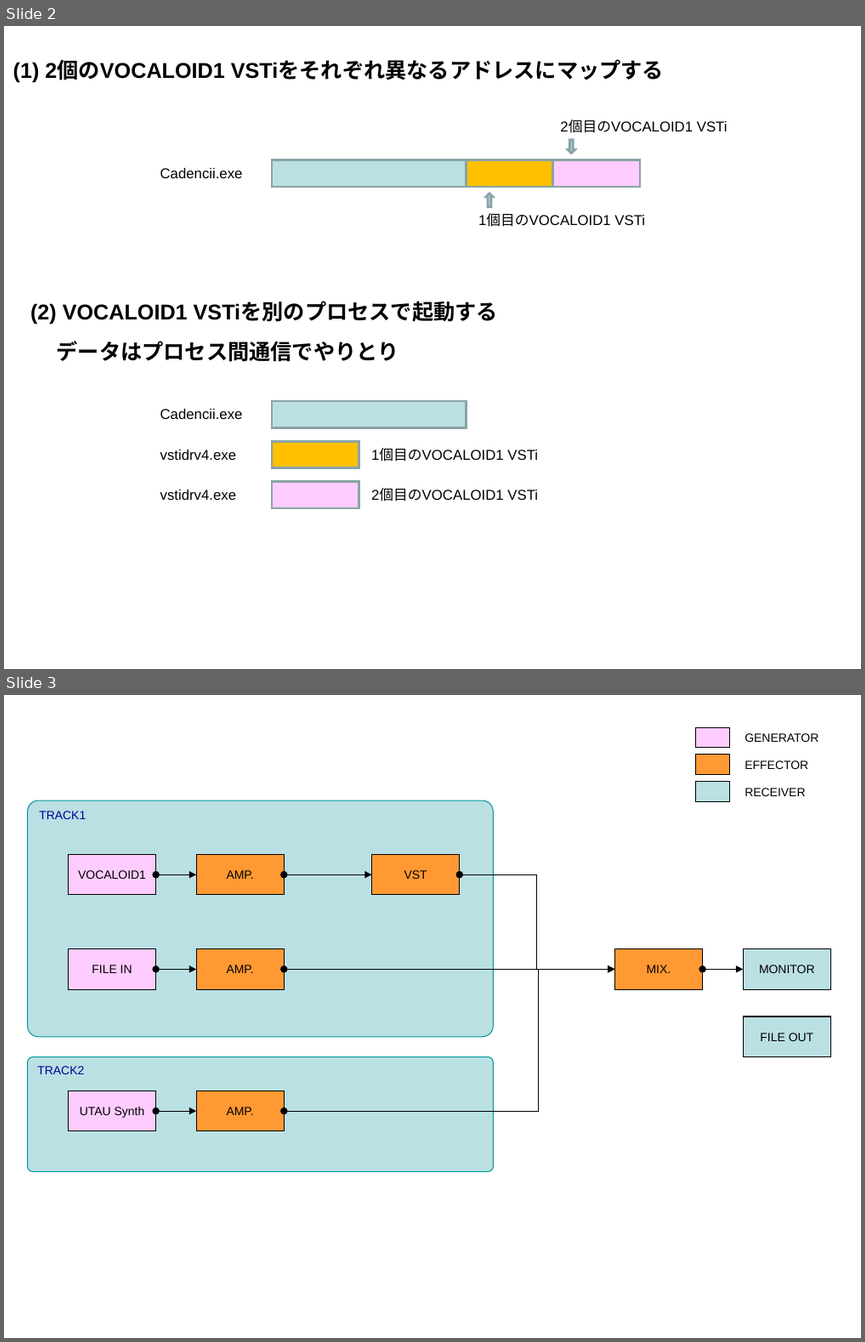
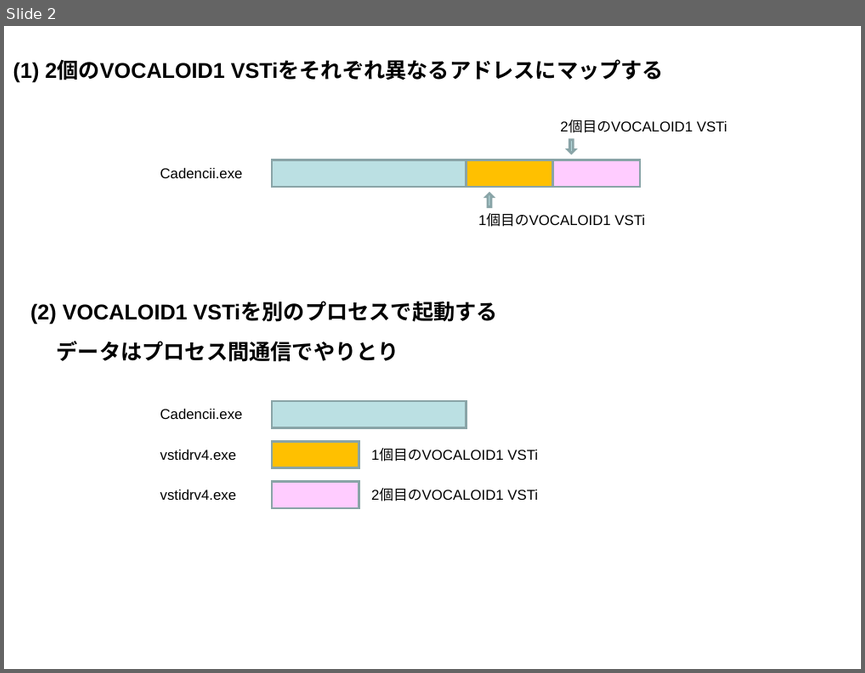
Before and after one commit to cadencii/cadencii, a slide deck: rendering_system_of_cadencii.ppt. Shown one above the other, each under a label of ours: slides 2 and 3 before the commit, slide 2 after it. The pictures are 865x1342 and 865x673 pixels, drawn with LibreOffice and Linux fonts; fonts in the diff are those of the drawing. Boxes give left, top, right and bottom in pixels: in the first picture for what was removed or moved away, otherwise in the second. Text is boxed around its words. In the diff, an @@ line names an element or a change of style, - is before the commit and + after.

```diff
--- a/rendering_system_of_cadencii.ppt
+++ b/rendering_system_of_cadencii.ppt
@@ slide 3 removed at (4, 695, 861, 1338), background #FFFFFF @@
@@ rectangle removed at (695, 727, 729, 748) @@
@@ text removed at (744, 733, 818, 742) @@
-GENERATOR
@@ rectangle removed at (695, 755, 729, 775) @@
@@ text removed at (744, 760, 808, 769) @@
-EFFECTOR
@@ rectangle removed at (695, 782, 729, 802) @@
@@ text removed at (744, 788, 805, 796) @@
-RECEIVER
@@ rounded rectangle removed at (27, 800, 493, 1037) @@
-TRACK1
@@ rectangle removed at (69, 854, 155, 895) @@
-VOCALOID1
@@ rectangle removed at (196, 854, 284, 895) @@
-AMP.
@@ rectangle removed at (371, 854, 459, 895) @@
-VST
@@ elbow double arrow removed from (155, 875) to (196, 875) @@
@@ elbow double arrow removed from (284, 875) to (371, 875) @@
@@ elbow double arrow removed from (460, 875) to (615, 970) @@
@@ rectangle removed at (69, 948, 155, 989) @@
-FILE IN
@@ rectangle removed at (196, 948, 284, 989) @@
-AMP.
@@ rectangle removed at (615, 948, 703, 989) @@
-MIX.
@@ rectangle removed at (743, 948, 830, 989) @@
-MONITOR
@@ elbow double arrow removed from (155, 970) to (196, 970) @@
@@ elbow double arrow removed from (284, 970) to (615, 970) @@
@@ elbow double arrow removed from (284, 1111) to (615, 970) @@
@@ elbow double arrow removed from (703, 970) to (743, 970) @@
@@ rectangle removed at (743, 1016, 830, 1056) @@
-FILE OUT
@@ rounded rectangle removed at (27, 1056, 493, 1171) @@
-TRACK2
@@ rectangle removed at (69, 1091, 155, 1131) @@
-UTAU Synth
@@ rectangle removed at (196, 1091, 284, 1131) @@
-AMP.
@@ elbow double arrow removed from (155, 1111) to (196, 1111) @@
```
Also in this commit, not shown: 1 slide added, 11 other files.
